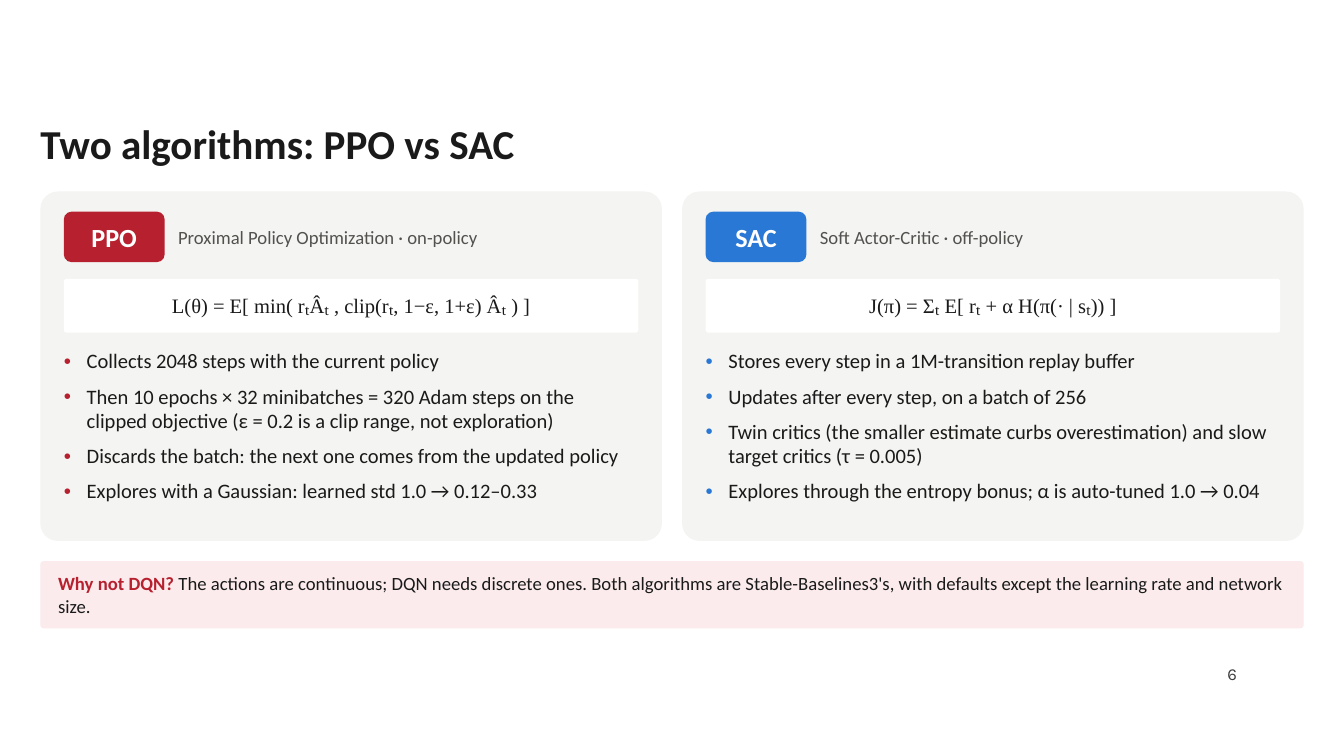
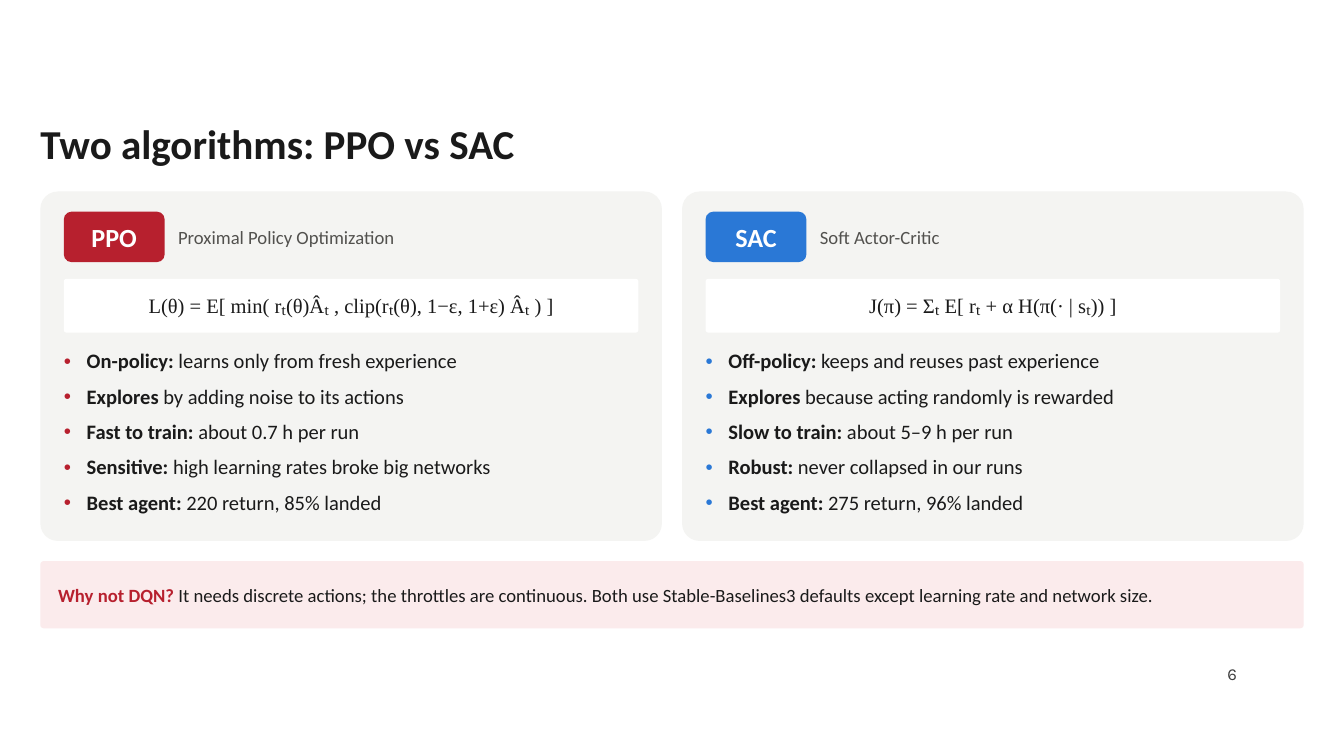
Before and after one commit to dark756/RL-IA, a slide deck: slide 6 of submit/LAB CA-Presentation.pptx. Drawn at 1344x756 pixels with LibreOffice and Linux fonts; fonts in the diff are those of the drawing; background and template pictures are left out. Boxes give left, top, right and bottom in pixels: in the first picture for what was removed or moved away, otherwise in the second. Text is boxed around its words. In the diff, an @@ line names an element or a change of style, - is before the commit and + after.

Commit message:
readme poster sections, rename observations, keep only README.md as markdown

```diff
--- a/submit/LAB CA-Presentation.pptx
+++ b/submit/LAB CA-Presentation.pptx
@@ text at (x1=178, y1=231, x2=394, y2=247): text changed @@
-Proximal Policy Optimization · on-policy
+Proximal Policy Optimization
@@ text at (x1=820, y1=231, x2=939, y2=244): text changed @@
-Soft Actor-Critic · off-policy
+Soft Actor-Critic
@@ text in rounded rectangle at (x1=149, y1=298, x2=505, y2=318): text changed @@
-L(θ) = E[ min( rₜÂₜ , clip(rₜ, 1−ε, 1+ε) Âₜ ) ]
+L(θ) = E[ min( rₜ(θ)Âₜ , clip(rₜ(θ), 1−ε, 1+ε) Âₜ ) ]
@@ text at (x1=87, y1=353, x2=490, y2=514): text changed @@
-• Collects 2048 steps with the current policy
-• Then 10 epochs × 32 minibatches = 320 Adam steps on the clipped objective (ε = 0.2 is a clip range, not exploration)
-• Discards the batch: the next one comes from the updated policy
-• Explores with a Gaussian: learned std 1.0 → 0.12–0.33
+• On-policy: learns only from fresh experience
+• Explores by adding noise to its actions
+• Fast to train: about 0.7 h per run
+• Sensitive: high learning rates broke big networks
+• Best agent: 220 return, 85% landed
@@ text at (x1=728, y1=353, x2=1114, y2=514): text changed @@
-• Stores every step in a 1M-transition replay buffer
-• Updates after every step, on a batch of 256
-• Twin critics (the smaller estimate curbs overestimation) and slow target critics (τ = 0.005)
-• Explores through the entropy bonus; α is auto-tuned 1.0 → 0.04
+• Off-policy: keeps and reuses past experience
+• Explores because acting randomly is rewarded
+• Slow to train: about 5–9 h per run
+• Robust: never collapsed in our runs
+• Best agent: 275 return, 96% landed
@@ text in rounded rectangle at (x1=58, y1=589, x2=1153, y2=605): text changed @@
-Why not DQN? The actions are continuous; DQN needs discrete ones. Both algorithms are Stable-Baselines3's, with defaults except the learning rate and network size.
+Why not DQN? It needs discrete actions; the throttles are continuous. Both use Stable-Baselines3 defaults except learning rate and network size.
```
Also in this commit, not shown: 7 other slides changed, 2 slides removed, 5 other files.
